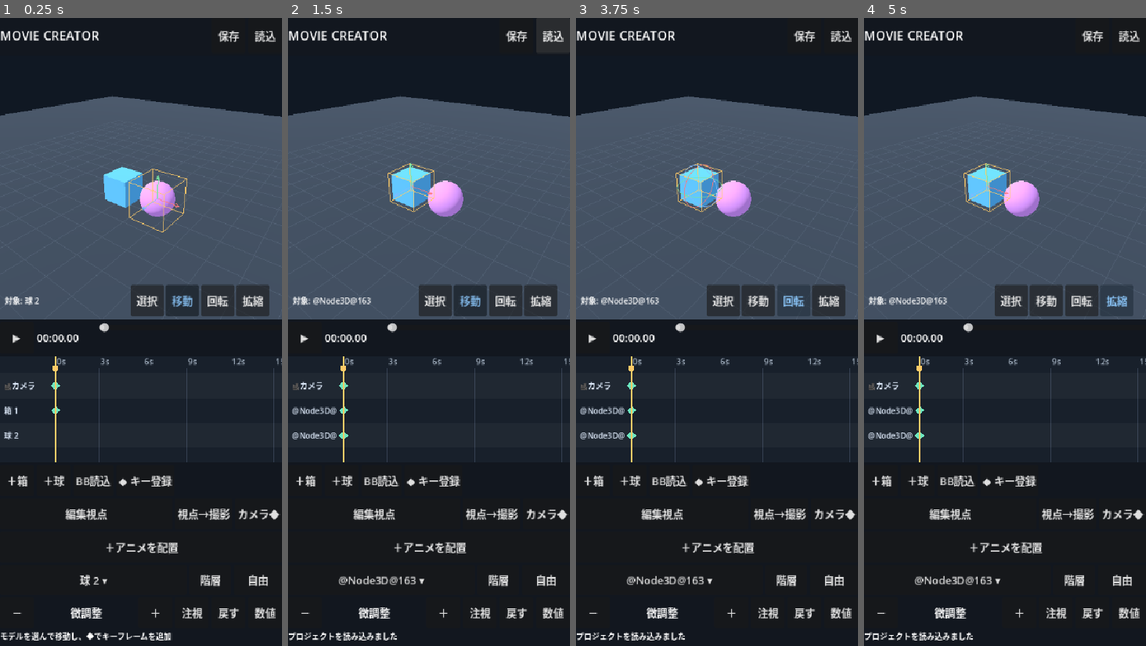
Above: before the commit, frames 1-4 (left to right).
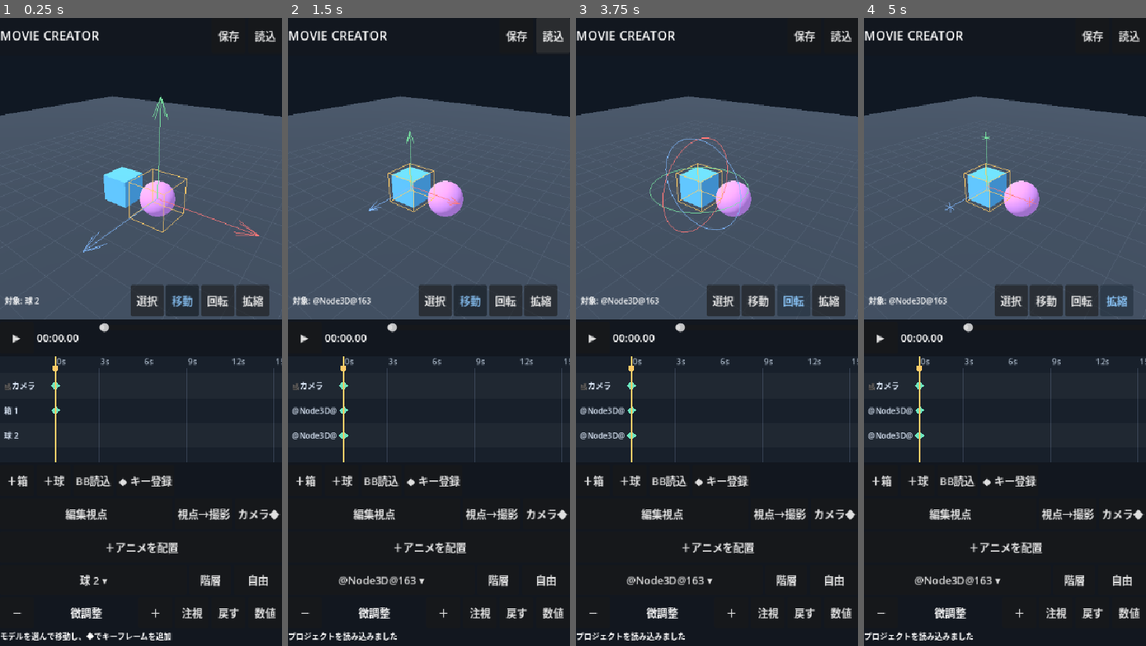
Above: after the commit, the same moments.

Repository: shejklgaia-png/movie_creater
Game: Godot game, scene res://scenes/editor.tscn
Same seed, same stepped clock (60 frames per second), same inputs: the game is played once before the commit and once after it.
Inputs:
- Up to frame 1 (0.25 s): no input
- Up to frame 2 (1.5 s): click "保存" at 0.5 s; click "読込" at 1.25 s
- Up to frame 3 (3.75 s): click "選択" at 2 s; click "移動" at 2.75 s; click "回転" at 3.5 s
- Up to frame 4 (5 s): click "拡縮" at 4.25 s

The runs differ from the first frame. In frame 1, 0.3% of the frame differs, in the area x 29-92%, y 12-38%; in frame 2, 0.1%; in frame 3, 0.6%, in the area x 26-62%, y 19-35%; in frame 4, less than 0.1%.

Commit message:
Anchor modeling gizmo to real model geometry or joint pivot with local axes and constant screen size

Diff:
--- a/scripts/editor.gd
+++ b/scripts/editor.gd
@@ -1352,6 +1352,21 @@
     if target != null:
         _show_message("要素: %s" % _short_text(target.name, 28))
 
+func _gizmo_anchor_world(target: Node3D) -> Vector3:
+    # Imported Blockbench roots often have their origin far from any visible
+    # geometry. Store a body-centered anchor in MODEL-LOCAL space once;
+    # unlike a per-frame bounding-box center, it will not jump when limbs
+    # animate. Individual joints/mesh elements still use their actual pivot.
+    if selected_part_model == selected_id and not selected_part_path.is_empty():
+        return target.global_position
+    if str(target.get_meta("kind", "")) != "bbmodel":
+        return target.global_position
+    if not target.has_meta("editor_gizmo_anchor"):
+        var bounds := _bbmodel_bounds(target)
+        var anchor := target.to_local(bounds.get_center()) if bounds.size.length_squared() > 0.000001 else Vector3.ZERO
+        target.set_meta("editor_gizmo_anchor", anchor)
+    return target.to_global(target.get_meta("editor_gizmo_anchor"))
+
 func _update_gizmo() -> void:
     if gizmo == null or editor_camera == null:
         return
@@ -1364,9 +1379,15 @@
     if selected_part_model != selected_id or selected_part_path.is_empty():
         label = "撮影カメラ" if selected_id == "__camera__" else _model_title(selected_id)
     part_label.text = "対象: %s" % _short_text(label, 11)
-    gizmo.global_position = target.global_position
-    var distance := editor_camera.global_position.distance_to(target.global_position)
-    gizmo.scale = Vector3.ONE * clampf(distance * 0.085, 0.15, 6.0)
+    var pivot := _gizmo_anchor_world(target)
+    # Match the selected part's local orientation (without inheriting scale).
+    # Keeping the axes in parent space gives misleading handles once a model
+    # or a Blockbench group has rotated.
+    var orientation := target.global_basis.orthonormalized()
+    var depth := maxf(editor_camera.global_position.distance_to(pivot), 0.05)
+    var world_units_per_pixel := 2.0 * depth * tan(deg_to_rad(editor_camera.fov) * 0.5) / maxf(float(preview.size.y), 1.0)
+    var size_world := clampf(world_units_per_pixel * 74.0, 0.04, 12.0)
+    gizmo.global_transform = Transform3D(orientation.scaled(Vector3.ONE * size_world), pivot)
     if gizmo.mode != mode_index:
         gizmo.set_mode(mode_index)
 
